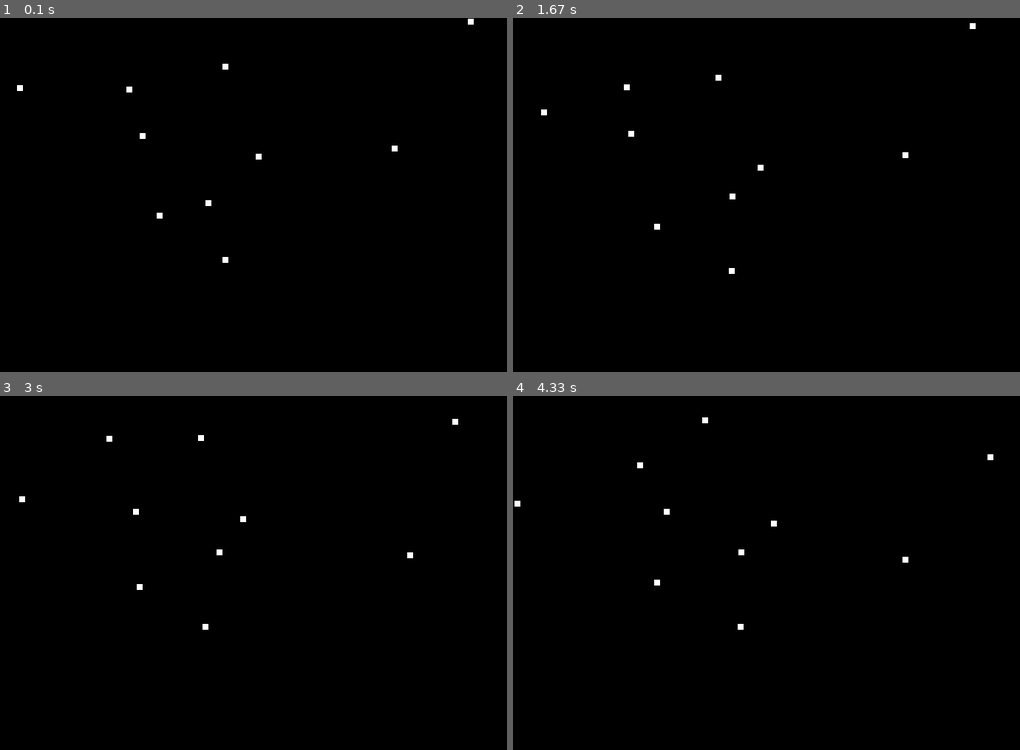
Above: before the commit, frames 1-4 (two rows, left to right).
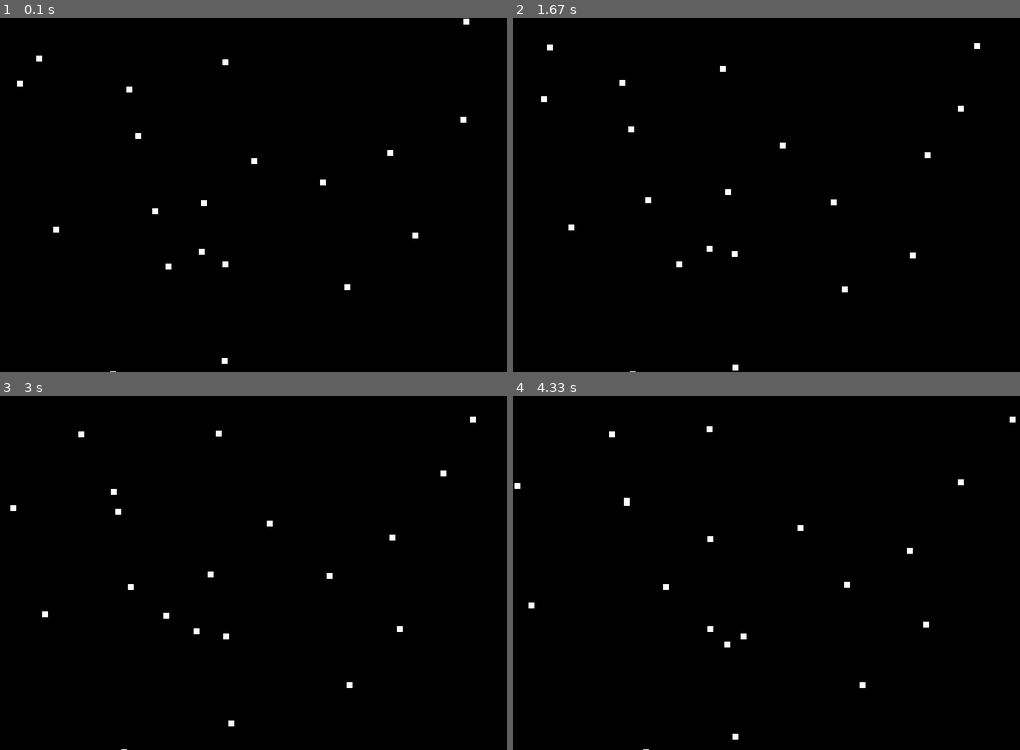
Above: after the commit, the same moments.

Repository: box16/Pygames
Game: pygame game, started from sample_game.py
The game is run twice, just before and just after one commit, with the same random seed, the same clock (stepped at 60 frames per second) and the same inputs.
Inputs:
- Up to frame 1 (0.1 s): no input
- Up to frame 2 (1.67 s): no input
- Up to frame 3 (3 s): no input
- Up to frame 4 (4.33 s): no input

The runs differ from the first frame. In frame 1, 0.5% of the frame differs, in the area x 3-94%, y 0-100%; in frame 2, 0.6%; in frame 3, 0.6%, in the area x 2-94%, y 5-100%; in frame 4, 0.6%.

Commit message:
複数動かす

Diff:
--- a/sample_game.py
+++ b/sample_game.py
@@ -8,7 +8,9 @@
 WHITE = (255, 255, 255)
 MOVEMENT = 3
 MOVEMENT_LIST = [-MOVEMENT, MOVEMENT]
-PARTICLE_SIZE = (8, 8)
+PARTICLE_WIDTH = 8
+PARTICLE_HEIGHT = 8
+PARTICLES_NUM = 20
 
 
 def get_movement(left, top, width, height):
@@ -29,19 +31,24 @@
     return x, y
 
 
+def generate_particles():
+    particles = []
+    for i in range(PARTICLES_NUM):
+        fisrt_x, first_y = get_random_pos()
+        image = pygame.Surface((PARTICLE_WIDTH, PARTICLE_HEIGHT))
+        image.fill(WHITE)
+        rect = pygame.Rect((fisrt_x, first_y),
+                           (PARTICLE_WIDTH, PARTICLE_HEIGHT))
+        particles.append((image, rect))
+    return particles
+
+
 if __name__ == "__main__":
     pygame.init()
 
     screen = pygame.display.set_mode((DISPLAY_WIDTH, DISPLAY_HEIGHT))
     clock = pygame.time.Clock()
-
-    particles = []
-    for i in range(10):
-        fisrt_x, first_y = get_random_pos()
-        image = pygame.Surface(PARTICLE_SIZE)
-        image.fill(WHITE)
-        rect = pygame.Rect((fisrt_x, first_y), PARTICLE_SIZE)
-        particles.append((image, rect))
+    particles = generate_particles()
 
     running = True
     while running:
@@ -51,10 +58,10 @@
 
         clock.tick(FPS)
 
-        for particle in particles:
+        for image, rect in particles:
             x_movement, y_movement = get_movement(
-                particle[1].left, particle[1].top, particle[1].width, particle[1].height)
-            particle[1].move_ip(x_movement, y_movement)
+                rect.left, rect.top, rect.width, rect.height)
+            rect.move_ip(x_movement, y_movement)
 
         screen.fill(BLACK)
         screen.blits(particles)
